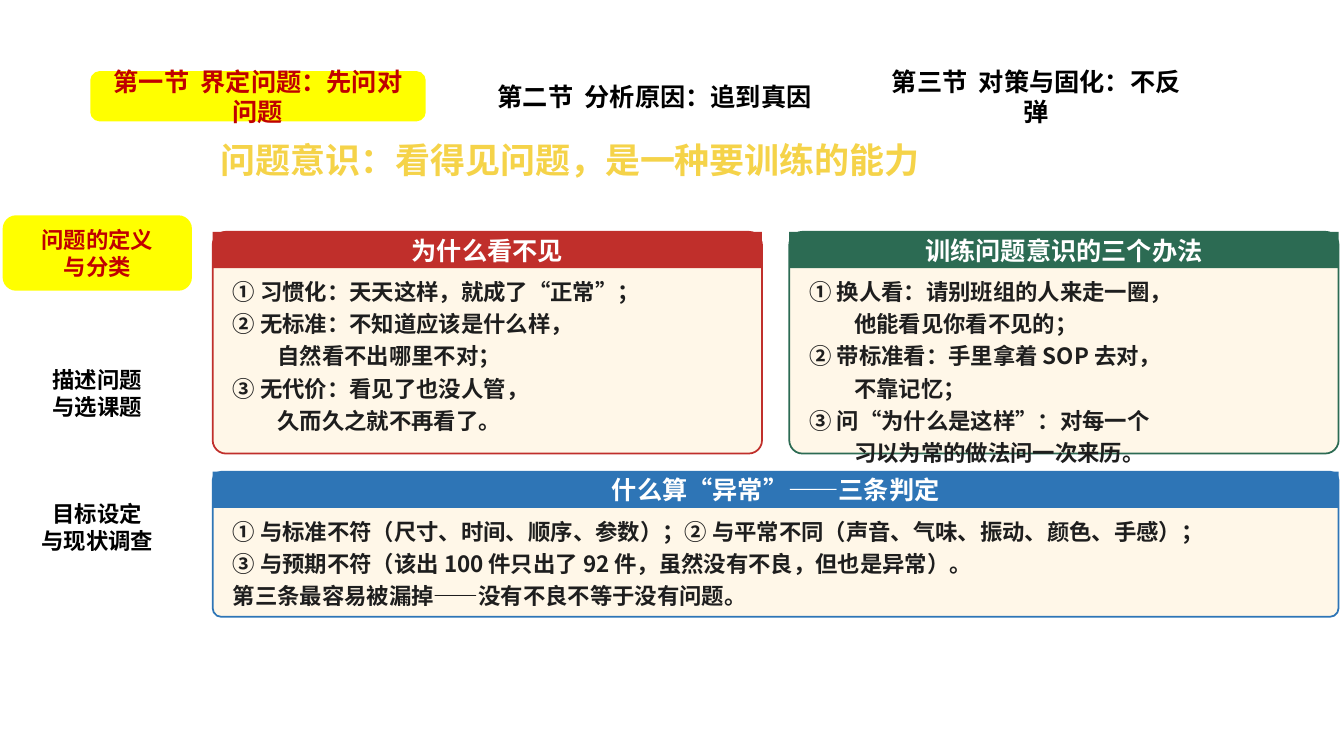
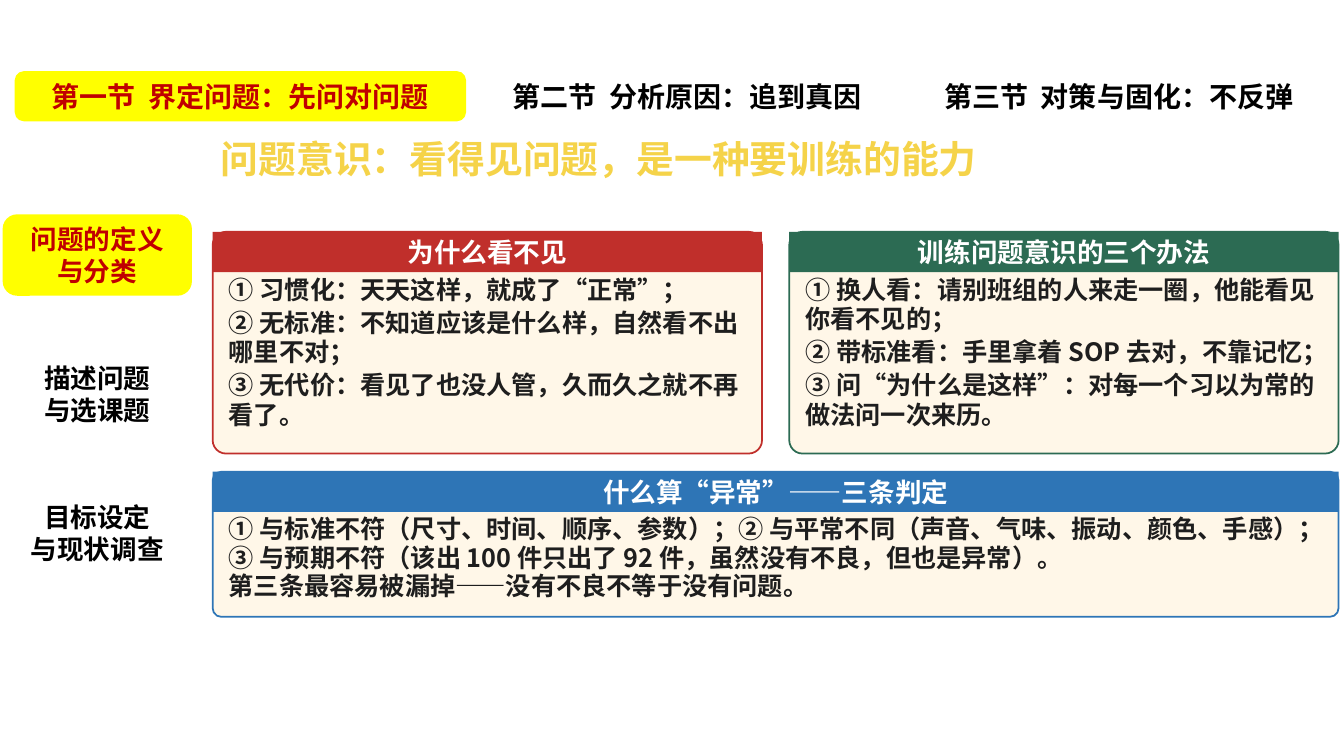
Before and after one commit to caixinyu2017-star/xixi, a slide deck: slide 50 of 管理技能课-问题分析与解决.pptx. Drawn at 1344x756 pixels with LibreOffice and Linux fonts; fonts in the diff are those of the drawing; background and template pictures are left out. Boxes give left, top, right and bottom in pixels: in the first picture for what was removed or moved away, otherwise in the second. Text is boxed around its words. In the diff, an @@ line names an element or a change of style, - is before the commit and + after.

```diff
--- a/管理技能课-问题分析与解决.pptx
+++ b/管理技能课-问题分析与解决.pptx
@@ text "问题分析与解决" moved from (x1=30, y1=0, x2=1311, y2=68) to (x1=10, y1=0, x2=1334, y2=68) @@
@@ text "问题分析与解决" at (x1=10, y1=0, x2=1334, y2=68): size 26 to 28 pt; alignment left to centre @@
@@ rounded rectangle "第一节 界定问题：先问对问题" resized from (x1=92, y1=73, x2=424, y2=120) to (x1=16, y1=73, x2=465, y2=120) @@
@@ rounded rectangle "第二节 分析原因：追到真因" resized from (x1=465, y1=73, x2=845, y2=120) to (x1=479, y1=73, x2=896, y2=120) @@
@@ size 18 to 20 pt in 3 elements at (x1=479, y1=73, x2=896, y2=120), (x1=16, y1=73, x2=465, y2=120), (x1=910, y1=73, x2=1328, y2=120) @@
@@ rounded rectangle "第三节 对策与固化：不反弹" resized from (x1=876, y1=73, x2=1197, y2=120) to (x1=910, y1=73, x2=1328, y2=120) @@
@@ text "问题意识：看得见问题，是一种要训练的能力" at (x1=221, y1=140, x2=977, y2=178): size 25 to 27 pt @@
@@ rounded rectangle "问题的定义" resized from (x1=4, y1=217, x2=191, y2=289) to (x1=4, y1=216, x2=191, y2=294) @@
@@ rectangle "为什么看不见" resized from (x1=213, y1=232, x2=762, y2=268) to (x1=213, y1=232, x2=762, y2=272) @@
@@ size 18 to 19 pt in 3 elements at (x1=213, y1=472, x2=1339, y2=512), (x1=213, y1=232, x2=762, y2=272), (x1=789, y1=232, x2=1339, y2=272) @@
@@ rectangle "训练问题意识的三个办法" resized from (x1=789, y1=232, x2=1339, y2=268) to (x1=789, y1=232, x2=1339, y2=272) @@
@@ text at (x1=229, y1=277, x2=688, y2=304): size 16 to 18 pt in "① 习惯化：天天这样，就成了“正常”；"; line spacing 1.04 to 0.96 @@
@@ text at (x1=805, y1=277, x2=1328, y2=427): text changed; size 16 to 18 pt @@
-① 换人看：请别班组的人来走一圈，
-他能看见你看不见的；
-② 带标准看：手里拿着 SOP 去对，
-不靠记忆；
-③ 问“为什么是这样”：对每一个
-习以为常的做法问一次来历。
+① 换人看：请别班组的人来走一圈，他能看见你看不见的；
+② 带标准看：手里拿着 SOP 去对，不靠记忆；
+③ 问“为什么是这样”：对每一个习以为常的做法问一次来历。
@@ text at (x1=229, y1=310, x2=739, y2=427): text changed; size 16 to 18 pt @@
-② 无标准：不知道应该是什么样，
-自然看不出哪里不对；
-③ 无代价：看见了也没人管，
-久而久之就不再看了。
+② 无标准：不知道应该是什么样，自然看不出哪里不对；
+③ 无代价：看见了也没人管，久而久之就不再看了。
@@ rounded rectangle "描述问题" resized from (x1=4, y1=357, x2=191, y2=430) to (x1=4, y1=355, x2=191, y2=434) @@
@@ rectangle "什么算“异常”——三条判定" resized from (x1=213, y1=472, x2=1339, y2=508) to (x1=213, y1=472, x2=1339, y2=512) @@
@@ size 16 to 19 pt in 3 elements at (x1=4, y1=355, x2=191, y2=434), (x1=4, y1=216, x2=191, y2=294), (x1=4, y1=494, x2=191, y2=573) @@
@@ rounded rectangle "目标设定" resized from (x1=4, y1=491, x2=191, y2=564) to (x1=4, y1=494, x2=191, y2=573) @@
@@ text "① 与标准不符（尺寸、时间、顺序、参数）；② 与平常不同（声音、气味、振动、颜色、手感）；" at (x1=229, y1=516, x2=1323, y2=598): size 16 to 18 pt; line spacing 1.04 to 0.94; less space between paragraphs @@
```
Also in this commit, not shown: 59 other slides changed, 28 other files.
